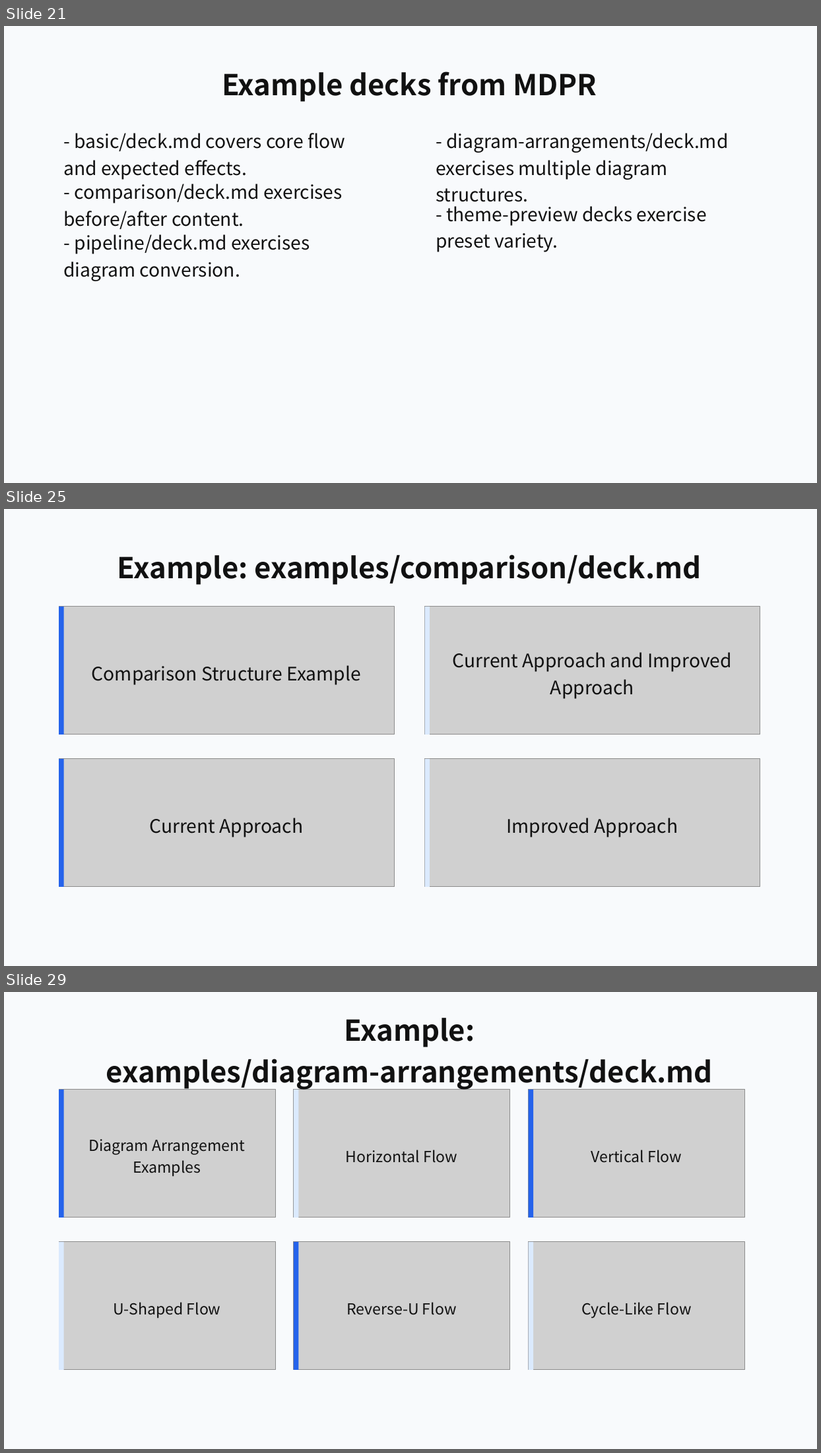
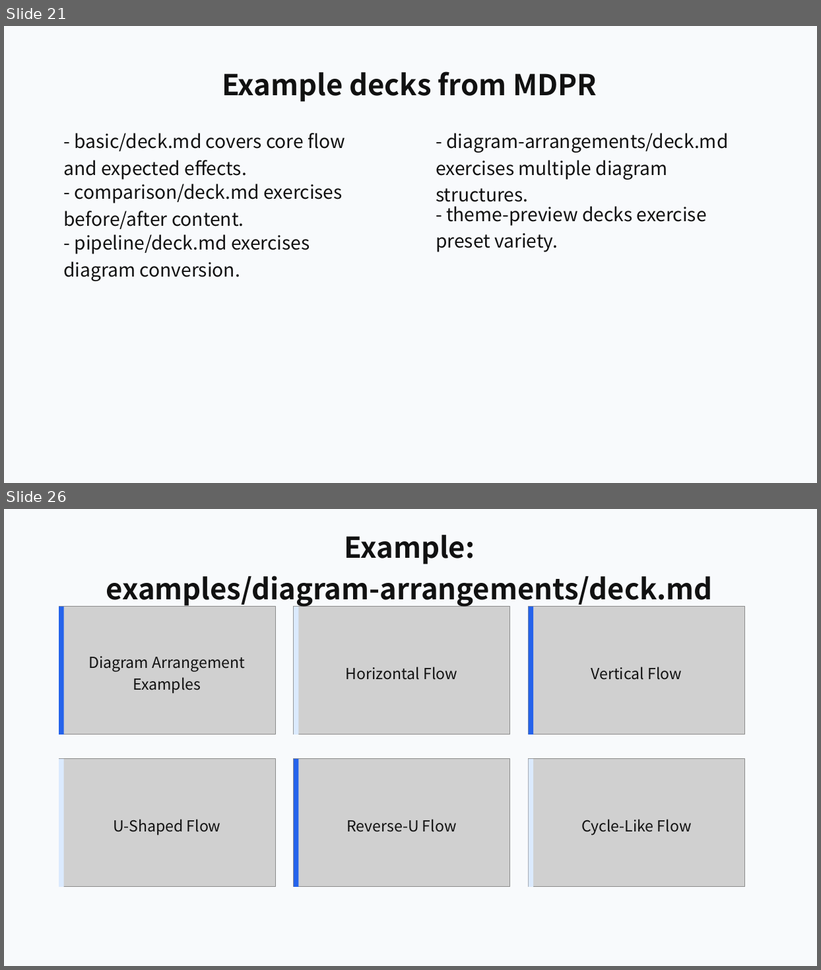
Before and after one commit to ch040602/mdpr-skill, a slide deck: artifacts/mdpr-vs-skill/mdpr-baseline-result.pptx. Shown one above the other, each under a label of ours: slides 21, 25 and 29 before the commit, slides 21 and 26 after it; the slides between them are not shown. The pictures are 821x1453 and 821x970 pixels, drawn with LibreOffice and Linux fonts; fonts in the diff are those of the drawing; grey boxes stand for pictures. Boxes give left, top, right and bottom in pixels: in the first picture for what was removed or moved away, otherwise in the second. Text is boxed around its words. In the diff, an @@ line names an element or a change of style, - is before the commit and + after.

Commit message:
Refresh hierarchical comparison evidence

```diff
--- a/artifacts/mdpr-vs-skill/mdpr-baseline-result.pptx
+++ b/artifacts/mdpr-vs-skill/mdpr-baseline-result.pptx
@@ slide 25 removed at [4, 509, 817, 966], background #F8FAFC @@
@@ text removed at [118, 555, 702, 585] @@
-Example: examples/comparison/deck.md
@@ picture removed at [59, 607, 395, 735] @@
@@ rectangle removed at [59, 607, 64, 735] @@
@@ picture removed at [425, 607, 760, 735] @@
@@ rectangle removed at [425, 607, 430, 735] @@
@@ text removed at [92, 665, 360, 685] @@
-Comparison Structure Example
@@ text removed at [453, 652, 732, 699] @@
-Current Approach and Improved Approach
@@ picture removed at [59, 759, 395, 887] @@
@@ rectangle removed at [59, 759, 64, 887] @@
@@ picture removed at [425, 759, 760, 887] @@
@@ rectangle removed at [425, 759, 430, 887] @@
@@ text removed at [150, 818, 304, 838] @@
-Current Approach
@@ text removed at [506, 818, 679, 838] @@
-Improved Approach
@@ what was slide 29 is now slide 26 @@
```
Also in this commit, not shown: 7 slides changed, 1 slide added, 3 other slides removed, 12 other files.
